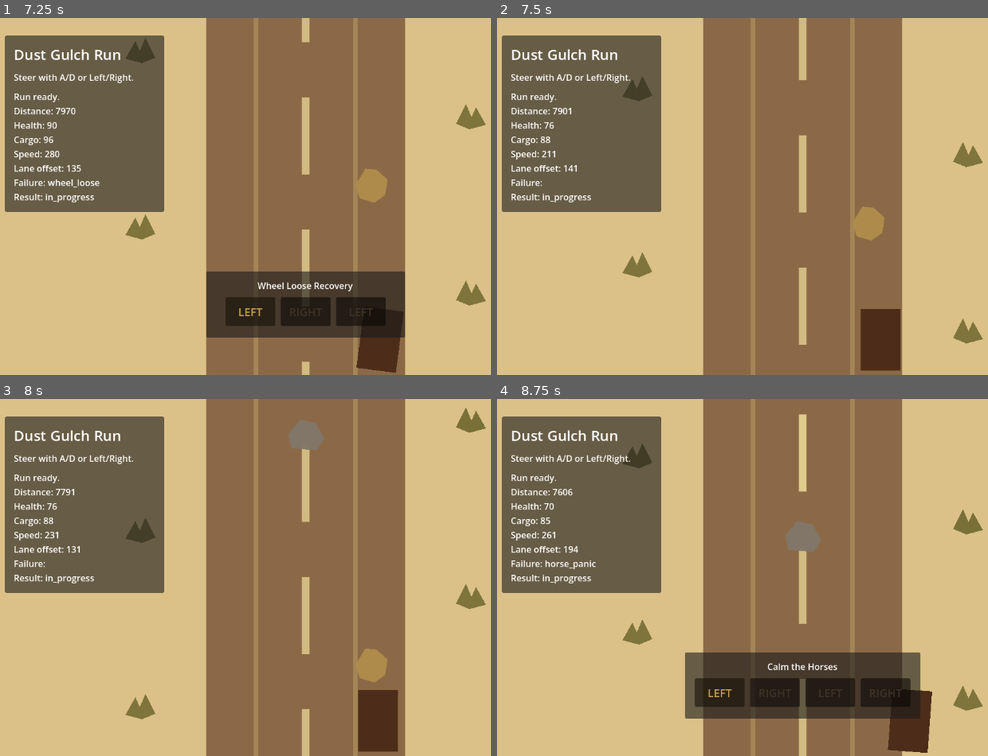
Above: before the commit, frames 1-4 (two rows, left to right).
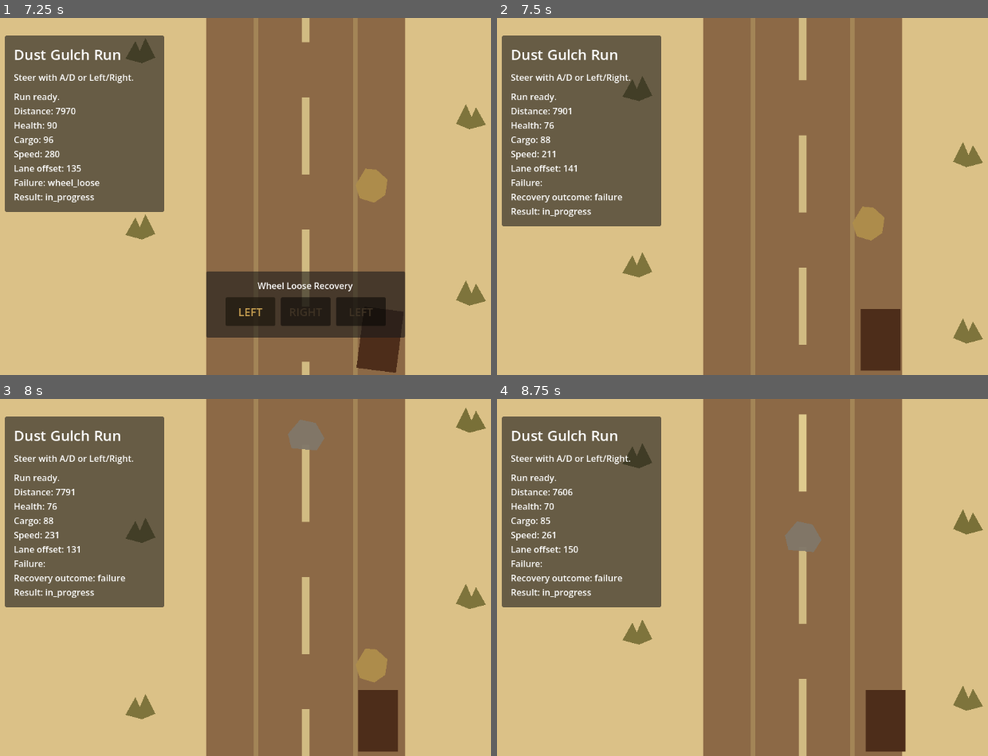
Above: after the commit, the same moments.

Repository: bbenefield89/The-Last-Delivery-to-Dust-Gulch
Game: Godot game, scene res://Scenes/AppRoot/AppRoot.tscn
Two runs of this game, one before a commit and one after it. Both use one fixed random seed, a clock stepped at 60 frames per second and the inputs below.
Inputs (mouse positions are in pixels of both pictures, inside the frame that each line leads up to):
- Up to frame 1 (7.25 s): tap Enter at 0.5, 5.1 s; move the mouse to (446, 178) at 0.52 s; hold D (steer_right) 0.53-1.25 s; hold Shift 0.53-1.25 s; click (446, 178) at 0.67 s; drag from (176, 214) to (274, 267) at 1.27 s; move the mouse to (368, 117) at 2.02 s; hold D (steer_right) 2.03-2.75 s; tap Ctrl at 2.1 s; drag from (274, 267) to (112, 142) at 2.77 s; move the mouse to (outside the picture) at 3.52 s; hold A (steer_left) 3.53-4.25 s; tap Delete at 3.6 s; drag from (112, 142) to (211, 107) at 4.27 s; move the mouse to (338, 196) at 5.02 s; hold S 5.03-5.75 s; click (338, 196) at 5.17 s; drag from (211, 107) to (176, 214) at 5.77 s; move the mouse to (446, 178) at 6.52 s; hold D (steer_right) from 6.53 s (still down); hold Shift from 6.53 s (still down)
- Up to frame 2 (7.5 s): release D (steer_right) at 7.25 s; release Shift at 7.25 s; drag from (673, 214) to (771, 267) at 7.27 s
- Up to frame 3 (8 s): no input
- Up to frame 4 (8.75 s): move the mouse to (865, 498) at 8.02 s; hold S from 8.03 s (still down); tap Ctrl at 8.1 s

Frame 1 is identical in both runs. In frame 2, 1.6% of the frame differs, in the area x 0-34%, y 49-59%; in frame 3, 1.6%; in frame 4, 11%, in the area x 0-89%, y 41-100%.

Commit message:
feat(recovery): normalize recovery exit flow

Diff:
--- a/Scenes/RunScene/run_scene.gd
+++ b/Scenes/RunScene/run_scene.gd
@@ -163,13 +163,18 @@
 	if _run_state.result != RunStateType.RESULT_IN_PROGRESS:
 		restart_hint = "\nPress R to restart."
 
-	_status_label.text = "Run ready.\nDistance: %.0f\nHealth: %d\nCargo: %d\nSpeed: %.0f\nLane offset: %.0f\nFailure: %s\nResult: %s%s" % [
+	var recovery_outcome_hint := ""
+	if _run_state.last_recovery_outcome != &"":
+		recovery_outcome_hint = "\nRecovery outcome: %s" % String(_run_state.last_recovery_outcome)
+
+	_status_label.text = "Run ready.\nDistance: %.0f\nHealth: %d\nCargo: %d\nSpeed: %.0f\nLane offset: %.0f\nFailure: %s%s\nResult: %s%s" % [
 		_run_state.distance_remaining,
 		_run_state.wagon_health,
 		_run_state.cargo_value,
 		_run_state.current_speed,
 		_run_state.lateral_position,
 		String(_run_state.active_failure),
+		recovery_outcome_hint,
 		String(_run_state.result),
 		restart_hint,
 	]
@@ -240,6 +245,7 @@
 
 	_run_state.tick_failure(delta)
 	_run_state.tick_temporary_control_instability(delta)
+	_run_state.tick_recovery_transients(delta)
 	var had_active_recovery_sequence := _run_state.has_active_recovery_sequence()
 	_sync_recovery_sequence()
 	if had_active_recovery_sequence and _run_state.tick_recovery_sequence(delta):
--- a/Scripts/RunState/run_state.gd
+++ b/Scripts/RunState/run_state.gd
@@ -22,6 +22,8 @@
 const DEFAULT_RECOVERY_TIME_REMAINING := 0.0
 const DEFAULT_TEMPORARY_CONTROL_INSTABILITY_REMAINING := 0.0
 const DEFAULT_LAST_RECOVERY_OUTCOME := &""
+const DEFAULT_RECOVERY_OUTCOME_DISPLAY_REMAINING := 0.0
+const DEFAULT_RECOVERY_COOLDOWN_REMAINING := 0.0
 
 var route_distance: float = DEFAULT_ROUTE_DISTANCE
 var distance_remaining: float = DEFAULT_DISTANCE_REMAINING
@@ -36,6 +38,8 @@
 var recovery_time_remaining: float = DEFAULT_RECOVERY_TIME_REMAINING
 var temporary_control_instability_remaining: float = DEFAULT_TEMPORARY_CONTROL_INSTABILITY_REMAINING
 var last_recovery_outcome: StringName = DEFAULT_LAST_RECOVERY_OUTCOME
+var recovery_outcome_display_remaining: float = DEFAULT_RECOVERY_OUTCOME_DISPLAY_REMAINING
+var recovery_cooldown_remaining: float = DEFAULT_RECOVERY_COOLDOWN_REMAINING
 var result: StringName = DEFAULT_RESULT
 var lateral_position: float = DEFAULT_LATERAL_POSITION
 var last_hit_hazard: StringName = DEFAULT_LAST_HIT_HAZARD
@@ -54,6 +58,8 @@
 	recovery_time_remaining = DEFAULT_RECOVERY_TIME_REMAINING
 	temporary_control_instability_remaining = DEFAULT_TEMPORARY_CONTROL_INSTABILITY_REMAINING
 	last_recovery_outcome = DEFAULT_LAST_RECOVERY_OUTCOME
+	recovery_outcome_display_remaining = DEFAULT_RECOVERY_OUTCOME_DISPLAY_REMAINING
+	recovery_cooldown_remaining = DEFAULT_RECOVERY_COOLDOWN_REMAINING
 	result = DEFAULT_RESULT
 	lateral_position = DEFAULT_LATERAL_POSITION
 	last_hit_hazard = DEFAULT_LAST_HIT_HAZARD
@@ -81,6 +87,8 @@
 
 func can_start_failure(failure_type: StringName) -> bool:
 	if failure_type == DEFAULT_ACTIVE_FAILURE:
+		return false
+	if recovery_cooldown_remaining > 0.0:
 		return false
 
 	return not has_active_failure()
@@ -160,6 +168,14 @@
 	)
 
 
+func tick_recovery_transients(delta: float) -> void:
+	recovery_outcome_display_remaining = max(0.0, recovery_outcome_display_remaining - delta)
+	if recovery_outcome_display_remaining == 0.0 and last_recovery_outcome != DEFAULT_LAST_RECOVERY_OUTCOME:
+		last_recovery_outcome = DEFAULT_LAST_RECOVERY_OUTCOME
+
+	recovery_cooldown_remaining = max(0.0, recovery_cooldown_remaining - delta)
+
+
 func recover_speed(delta: float) -> void:
 	if current_speed >= DEFAULT_FORWARD_SPEED:
 		return
@@ -173,6 +189,8 @@
 
 func resolve_recovery_success() -> void:
 	last_recovery_outcome = &"success"
+	recovery_outcome_display_remaining = 1.25
+	recovery_cooldown_remaining = 0.75
 	clear_failure()
 
 
@@ -190,6 +208,8 @@
 		max(0.0, instability_duration)
 	)
 	last_recovery_outcome = &"failure"
+	recovery_outcome_display_remaining = 1.5
+	recovery_cooldown_remaining = max(1.0, instability_duration * 0.5)
 	clear_failure()
 
 
--- a/Tests/Unit/test_run_scene.gd
+++ b/Tests/Unit/test_run_scene.gd
@@ -666,3 +666,50 @@
 	assert_eq(state.current_speed, 190.0)
 	scene._process(3.0)
 	assert_eq(state.current_speed, RunStateType.DEFAULT_FORWARD_SPEED)
+
+
+func test_recovery_outcome_message_and_cooldown_clear_after_post_failure_window() -> void:
+	var scene = RUN_SCENE.instantiate()
+	add_child_autofree(scene)
+	await wait_process_frames(1)
+
+	var state := RunStateType.new()
+	state.start_failure(&"wheel_loose", &"rock")
+	scene.setup(state)
+	scene._advance_failure_triggers(0.0)
+	scene._advance_failure_triggers(scene.WHEEL_LOOSE_RECOVERY_DURATION)
+
+	var status_label: Label = scene.get_node("%StatusLabel")
+	scene._refresh_status()
+	assert_string_contains(status_label.text, "Recovery outcome: failure")
+
+	scene._process(3.0)
+	scene._refresh_status()
+
+	assert_eq(state.last_recovery_outcome, &"")
+	assert_eq(state.recovery_cooldown_remaining, 0.0)
+	assert_false(status_label.text.contains("Recovery outcome:"))
+
+
+func test_temporary_instability_resolves_back_to_normal_driving() -> void:
+	var scene = RUN_SCENE.instantiate()
+	add_child_autofree(scene)
+	await wait_process_frames(1)
+
+	var state := RunStateType.new()
+	state.distance_remaining = 10000.0
+	state.start_failure(&"wheel_loose", &"rock")
+	scene.setup(state)
+	scene._advance_failure_triggers(0.0)
+	scene._advance_failure_triggers(scene.WHEEL_LOOSE_RECOVERY_DURATION)
+	scene._process(0.2)
+	scene._process(3.0)
+
+	var lateral_before := state.lateral_position
+	scene._process(0.2)
+	var lateral_after := state.lateral_position
+	var wagon: Polygon2D = scene.get_node("%Wagon")
+
+	assert_eq(state.temporary_control_instability_remaining, 0.0)
+	assert_almost_eq(lateral_after - lateral_before, 0.0, 0.01)
+	assert_eq(wagon.rotation, 0.0)
--- a/Tests/Unit/test_run_state.gd
+++ b/Tests/Unit/test_run_state.gd
@@ -162,3 +162,21 @@
 	assert_eq(state.current_speed, 180.0)
 	state.recover_speed(10.0)
 	assert_eq(state.current_speed, RunStateType.DEFAULT_FORWARD_SPEED)
+
+
+func test_recovery_transients_clear_outcome_and_cooldown_over_time() -> void:
+	var state := RunStateType.new()
+	state.start_failure(&"wheel_loose", &"rock")
+	state.start_recovery_sequence([&"steer_left"], 1.0)
+
+	state.resolve_recovery_success()
+
+	assert_eq(state.last_recovery_outcome, &"success")
+	assert_true(state.recovery_cooldown_remaining > 0.0)
+	assert_false(state.can_start_failure(&"horse_panic"))
+
+	state.tick_recovery_transients(2.0)
+
+	assert_eq(state.last_recovery_outcome, &"")
+	assert_eq(state.recovery_cooldown_remaining, 0.0)
+	assert_true(state.can_start_failure(&"horse_panic"))
Not shown, changed: kanban_tasks_data.kanban
